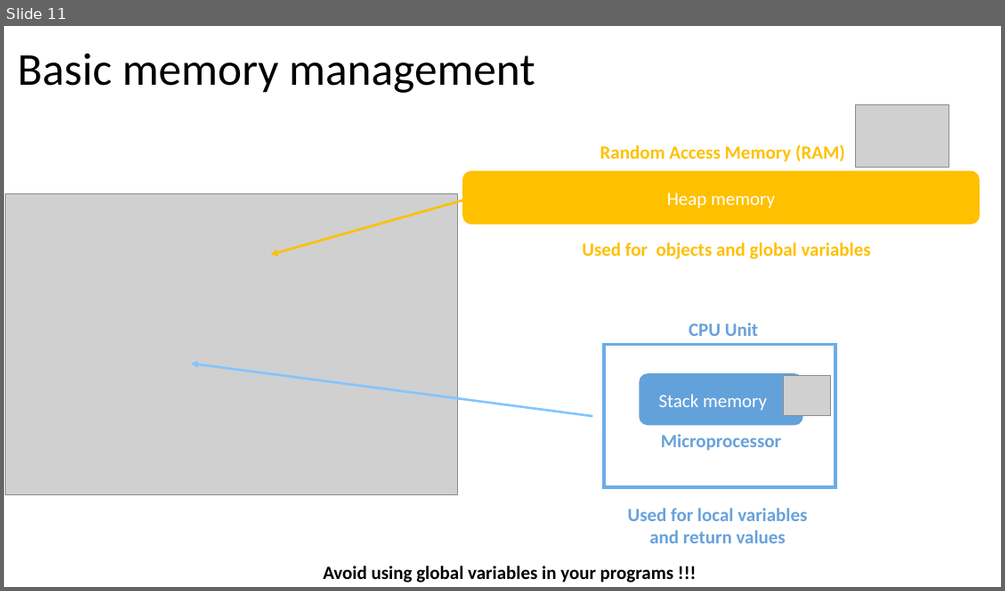
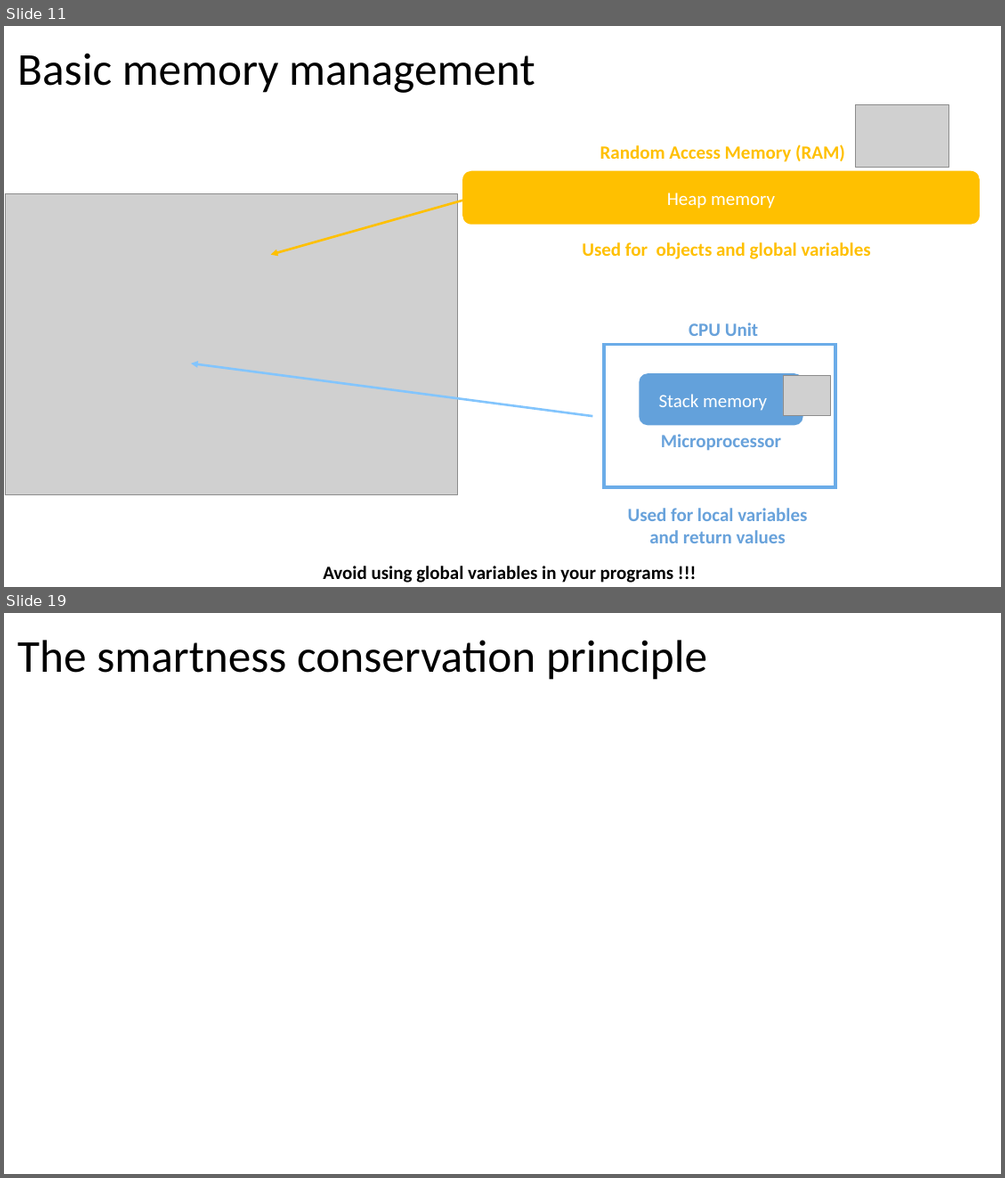
Before and after one commit to PierFF/OOP-INSA-Toulouse, a slide deck: OOP-Programming.pptx. Shown one above the other, each under a label of ours: slide 11 before the commit, slides 11 and 19 after it; the slides between them are not shown. The pictures are 1005x591 and 1005x1178 pixels, drawn with LibreOffice and Linux fonts; fonts in the diff are those of the drawing; grey boxes stand for pictures. Boxes give left, top, right and bottom in pixels: in the first picture for what was removed or moved away, otherwise in the second. Text is boxed around its words. In the diff, an @@ line names an element or a change of style, - is before the commit and + after.

```diff
--- a/OOP-Programming.pptx
+++ b/OOP-Programming.pptx
@@ slide 19 added at [4,613,1001,1174], background #FFFFFF @@
@@ text added at [17,640,707,680], 44 pt, text #000000 @@
+The smartness conservation principle
```
Also in this commit, not shown: 2 slides changed, 7 other slides added, 1 other file.
